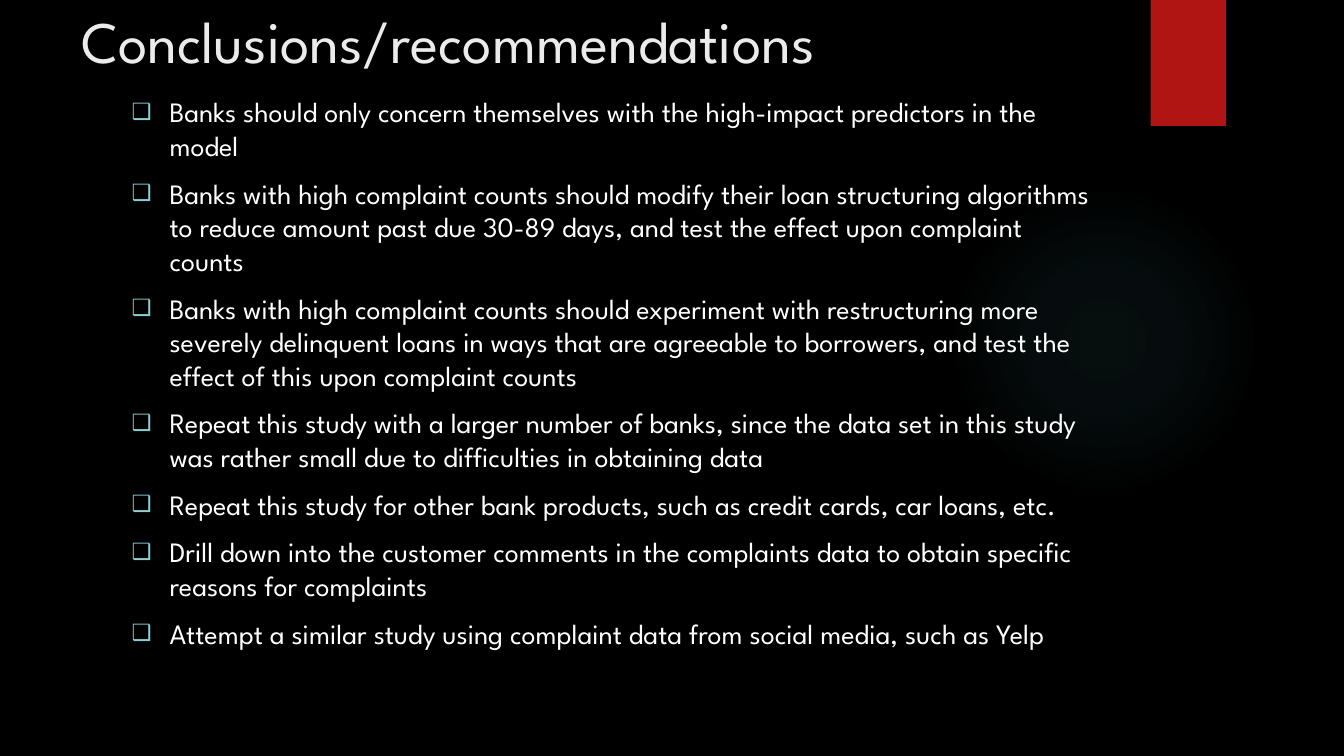
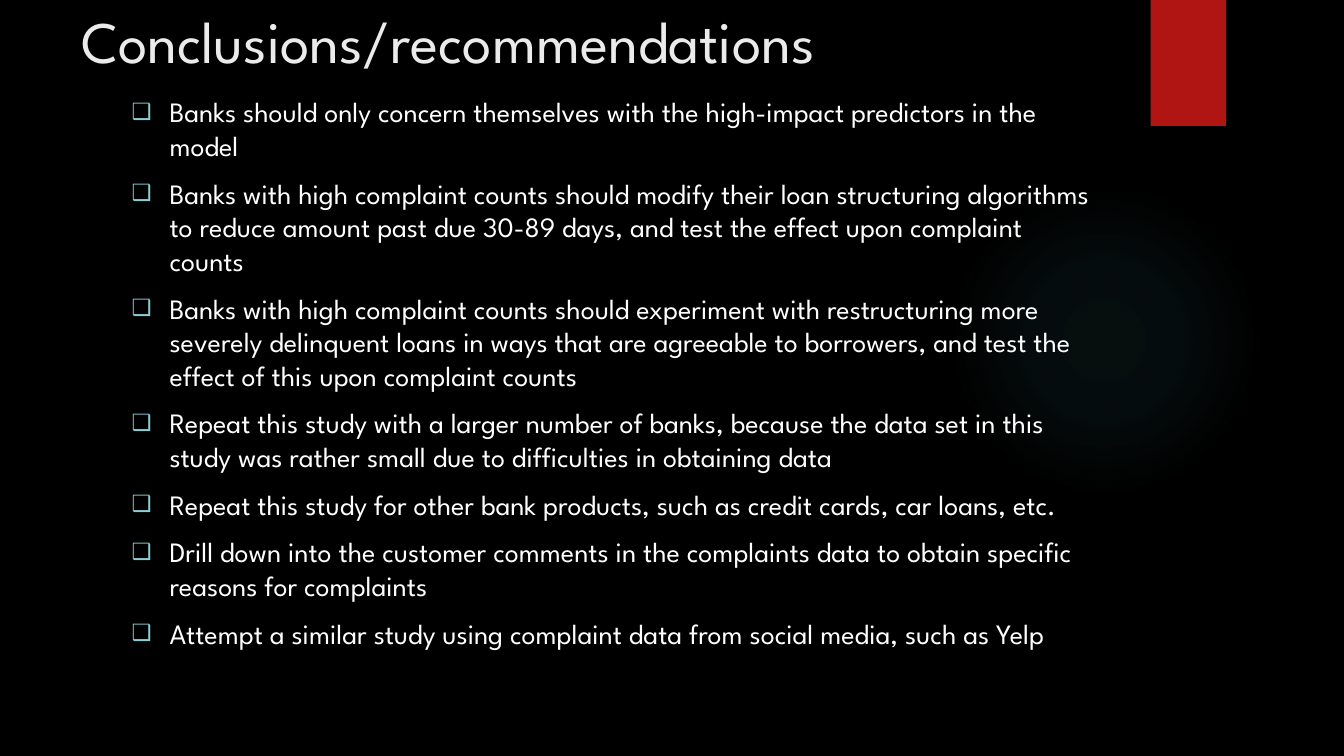
Before and after one commit to DoctorC1968/Capstone-Project-Final-Submission, a slide deck: slide 16 of Capstone deck.pptx. Drawn at 1344x756 pixels with LibreOffice and Linux fonts; fonts in the diff are those of the drawing; background and template pictures are left out. Boxes give left, top, right and bottom in pixels: in the first picture for what was removed or moved away, otherwise in the second. Text is boxed around its words. In the diff, an @@ line names an element or a change of style, - is before the commit and + after.

```diff
--- a/Capstone deck.pptx
+++ b/Capstone deck.pptx
@@ text at <box>170,413,1044,473</box>: text changed @@
-❑ Repeat this study with a larger number of banks, since the data set in this study was rather small due to difficulties in obtaining data
+❑ Repeat this study with a larger number of banks, because the data set in this study was rather small due to difficulties in obtaining data
```
Also in this commit, not shown: 7 other slides changed.
